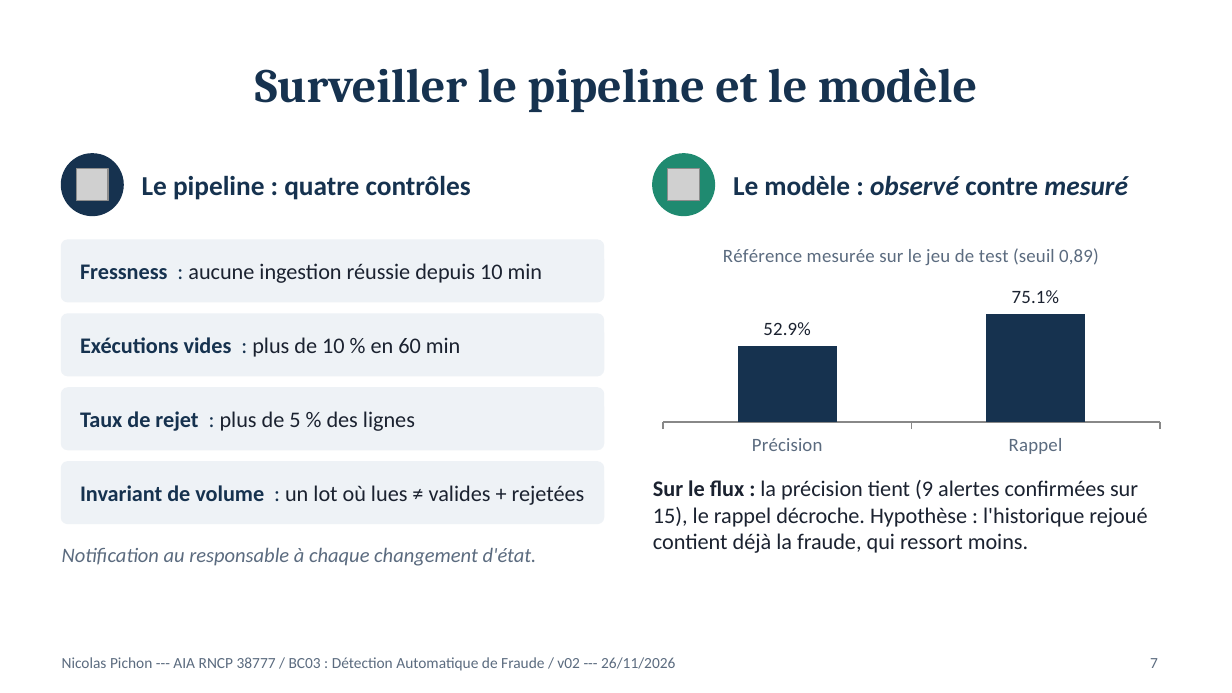
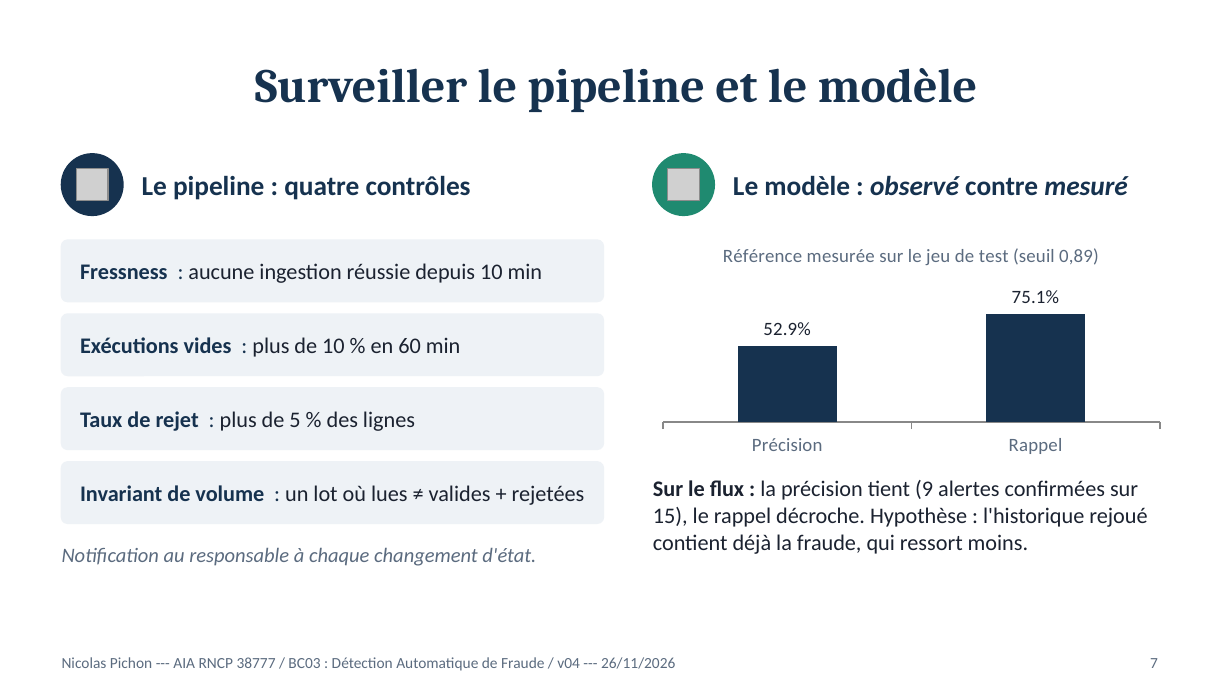
Before and after one commit to nicolaspichon-git/jedha-data-scientist-lead-bloc3--fraud-detection-project, a slide deck: slide 7 of sources/docs/fraud-project--d3-presentation-slides.pptx. Drawn at 1232x693 pixels with LibreOffice and Linux fonts; fonts in the diff are those of the drawing; grey boxes stand for pictures. Boxes give left, top, right and bottom in pixels: in the first picture for what was removed or moved away, otherwise in the second. Text is boxed around its words. In the diff, an @@ line names an element or a change of style, - is before the commit and + after.

```diff
--- a/sources/docs/fraud-project--d3-presentation-slides.pptx
+++ b/sources/docs/fraud-project--d3-presentation-slides.pptx
@@ text at [62, 657, 675, 671]: text changed @@
-Nicolas Pichon --- AIA RNCP 38777 / BC03 : Détection Automatique de Fraude / v02 --- 26/11/2026
+Nicolas Pichon --- AIA RNCP 38777 / BC03 : Détection Automatique de Fraude / v04 --- 26/11/2026
```
Also in this commit, not shown: 6 other slides changed, 3 other files.
